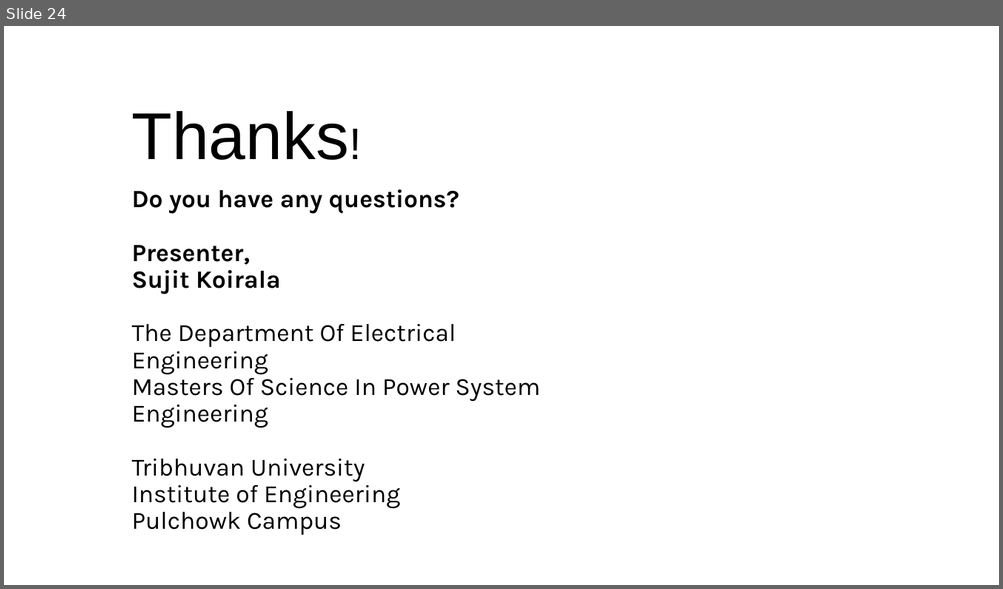
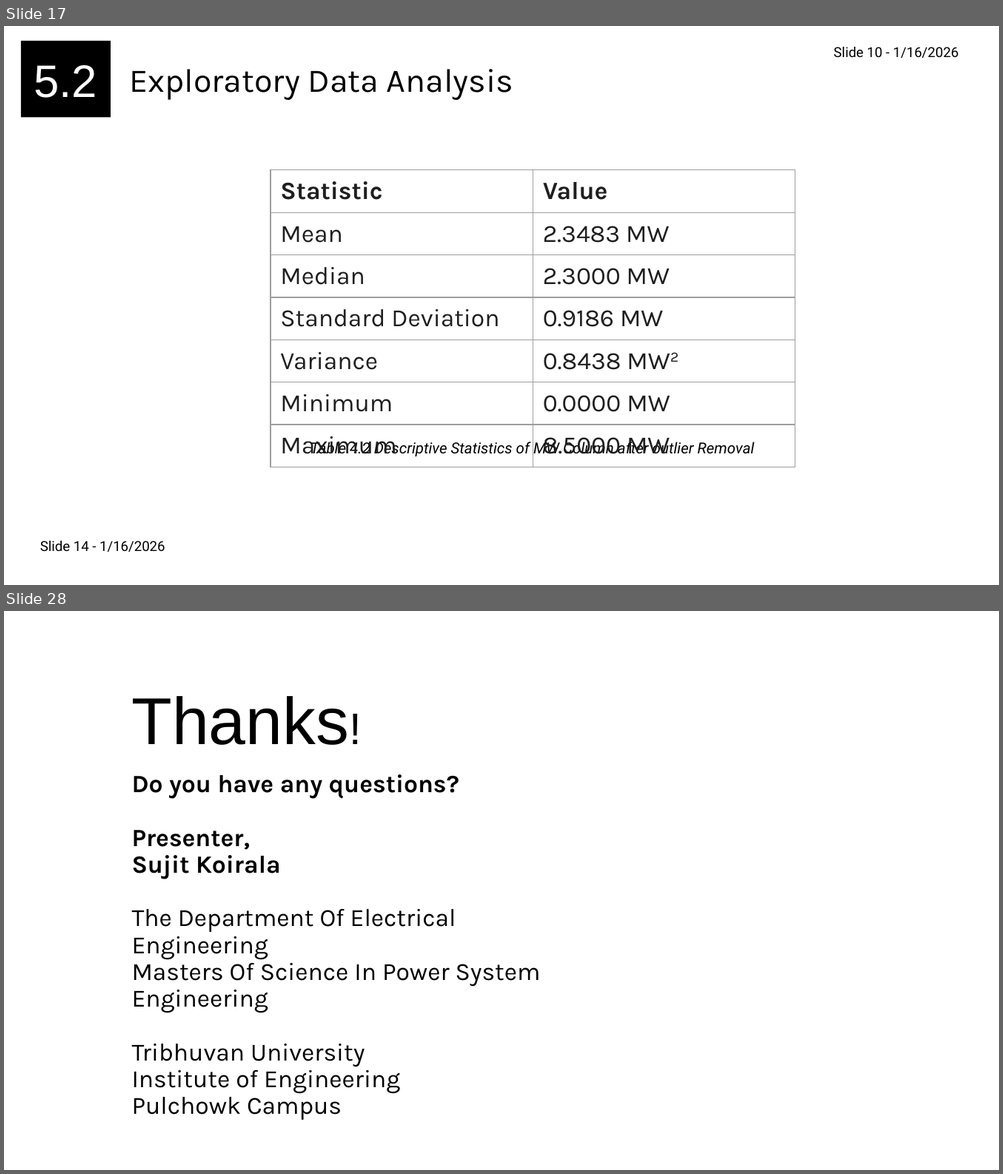
Before and after one commit to bikash0351/feeder, a slide deck: documentation/MW Load Presenation Final.pptx. Shown one above the other, each under a label of ours: slide 24 before the commit, slides 17 and 28 after it; the slides between them are not shown. The pictures are 1003x589 and 1003x1174 pixels, drawn with LibreOffice and Linux fonts; fonts in the diff are those of the drawing. Boxes give left, top, right and bottom in pixels: in the first picture for what was removed or moved away, otherwise in the second. Text is boxed around its words. In the diff, an @@ line names an element or a change of style, - is before the commit and + after.

```diff
--- a/documentation/MW Load Presenation Final.pptx
+++ b/documentation/MW Load Presenation Final.pptx
@@ slide 17 added at bbox=[4, 26, 999, 585], background #FFFFFF @@
@@ rectangle added at bbox=[21, 41, 111, 118], fill #000000, 33 pt, text #FFFFFF @@
+5.2
@@ text added at bbox=[834, 47, 959, 58], 10 pt, text #000000 @@
+Slide 10 - 1/16/2026
@@ title added at bbox=[129, 69, 513, 100], 24 pt, text #000000 @@
+Exploratory Data Analysis
@@ table added at bbox=[270, 170, 796, 457], 7 rows, 2 columns @@
+Statistic | Value
+Mean | 2.3483 MW
+Median | 2.3000 MW
+Standard Deviation | 0.9186 MW
+Variance | 0.8438 MW2
+Minimum | 0.0000 MW
+Maximum | 8.5000 MW
@@ text added at bbox=[310, 440, 754, 457], 11 pt, text #000000, italic @@
+Table 4.2 Descriptive Statistics of MW Column after outlier Removal
@@ text added at bbox=[40, 541, 165, 552], 10 pt, text #000000 @@
+Slide 14 - 1/16/2026
@@ what was slide 24 is now slide 28 @@
```
Also in this commit, not shown: 20 slides changed, 3 other slides added, 25 other files.
